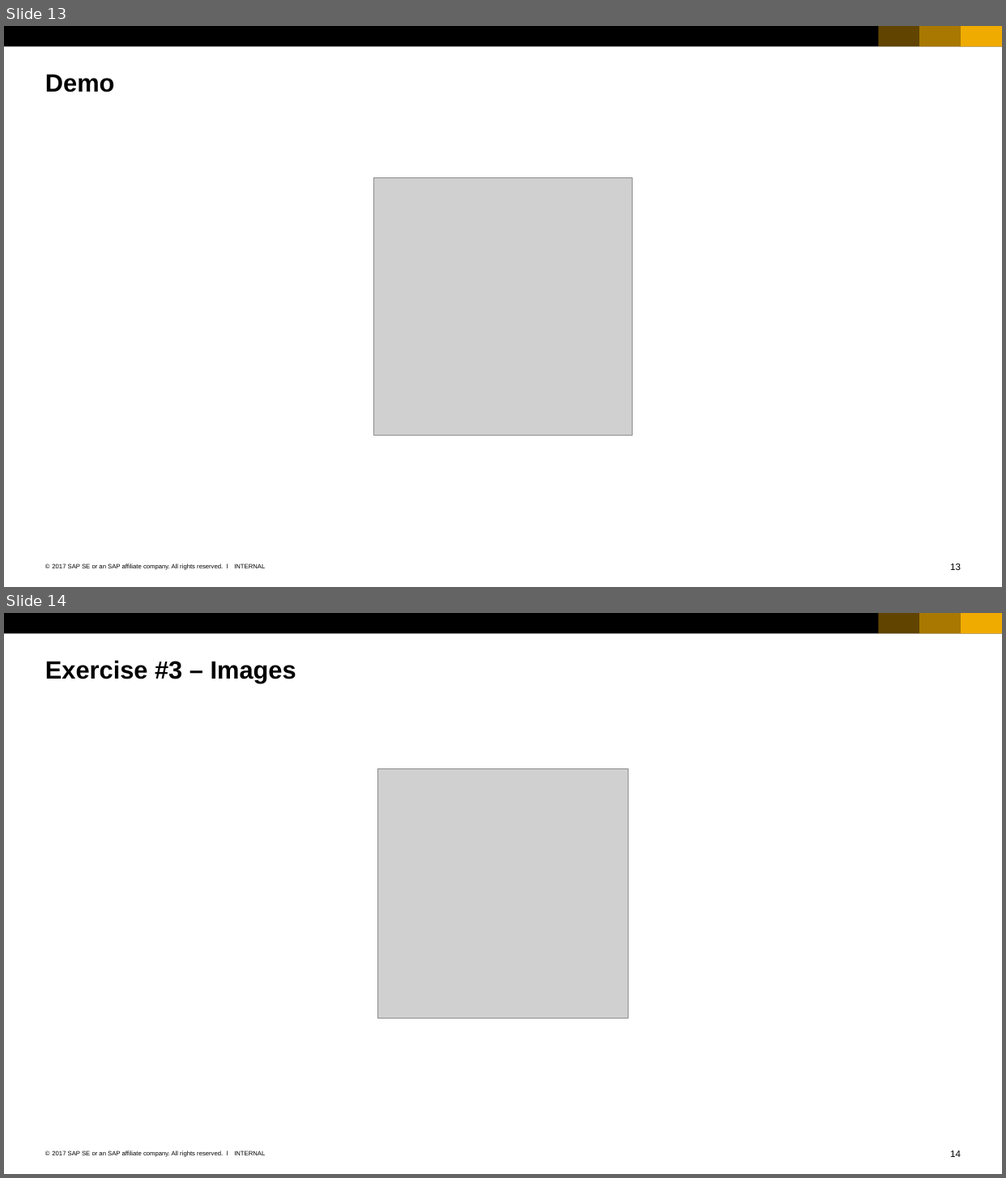
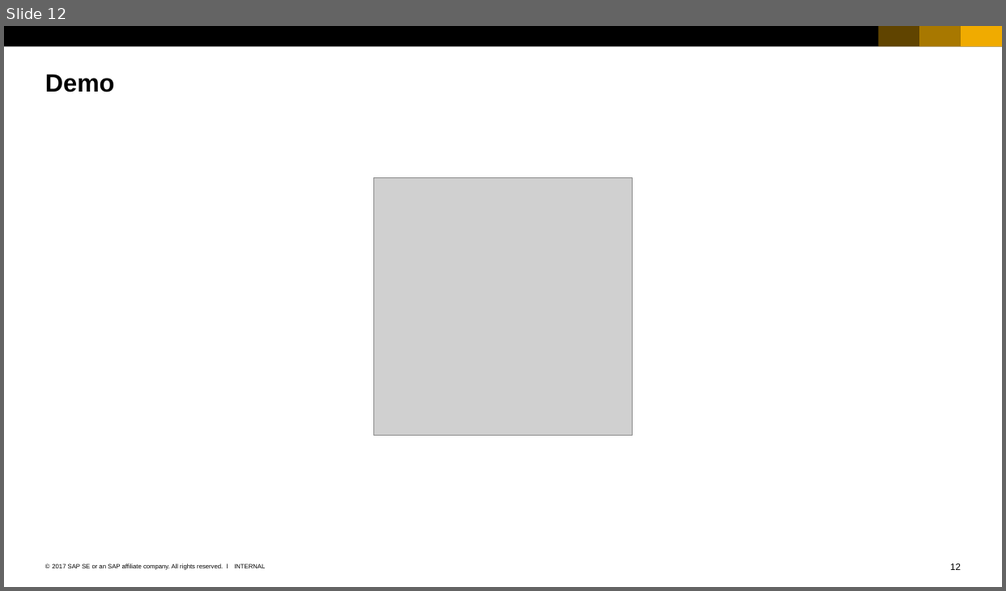
Before and after one commit to cuijiyao01/docker-k8s-training, a slide deck: docker/03_Images.pptx. Shown one above the other, each under a label of ours: slides 13 and 14 before the commit, slide 12 after it. The pictures are 1006x1178 and 1006x591 pixels, drawn with LibreOffice and Linux fonts; fonts in the diff are those of the drawing; grey boxes stand for pictures. Boxes give left, top, right and bottom in pixels: in the first picture for what was removed or moved away, otherwise in the second. Text is boxed around its words. In the diff, an @@ line names an element or a change of style, - is before the commit and + after.

```diff
--- a/docker/03_Images.pptx
+++ b/docker/03_Images.pptx
@@ slide 14 removed at (4, 613, 1002, 1174), background #FFFFFF; not listed: 7 template elements that a slide beside it also shows @@
@@ title removed at (45, 660, 296, 683) @@
-Exercise #3 – Images
@@ picture removed at (378, 769, 628, 1019) @@
@@ what was slide 13 is now slide 12 @@
```
Also in this commit, not shown: 1 slide added, 2 other slides removed, 14 other files.
